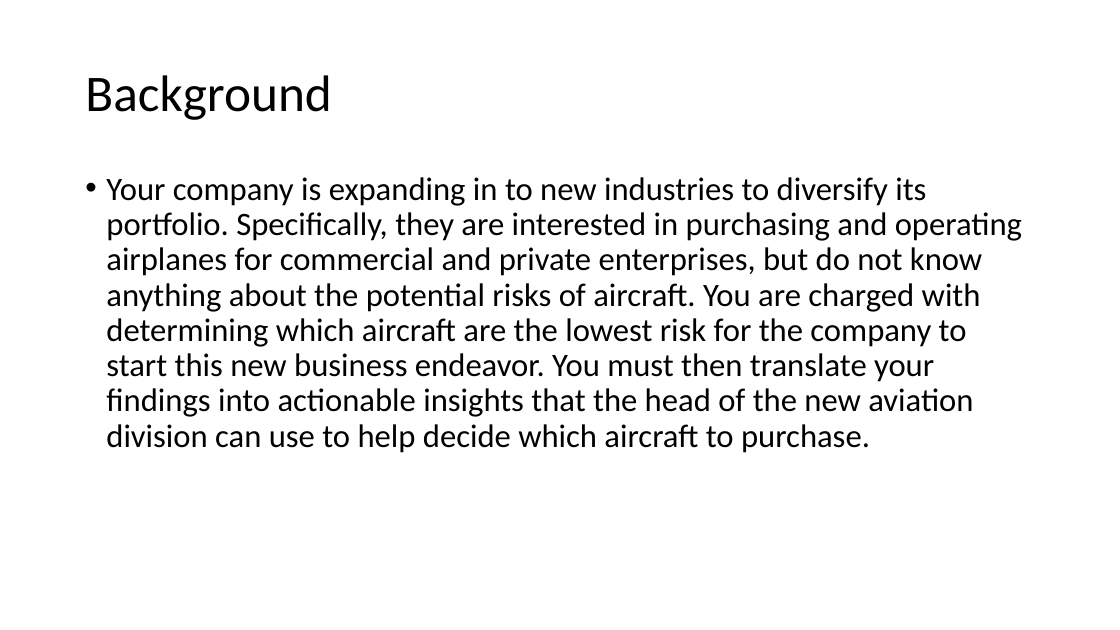
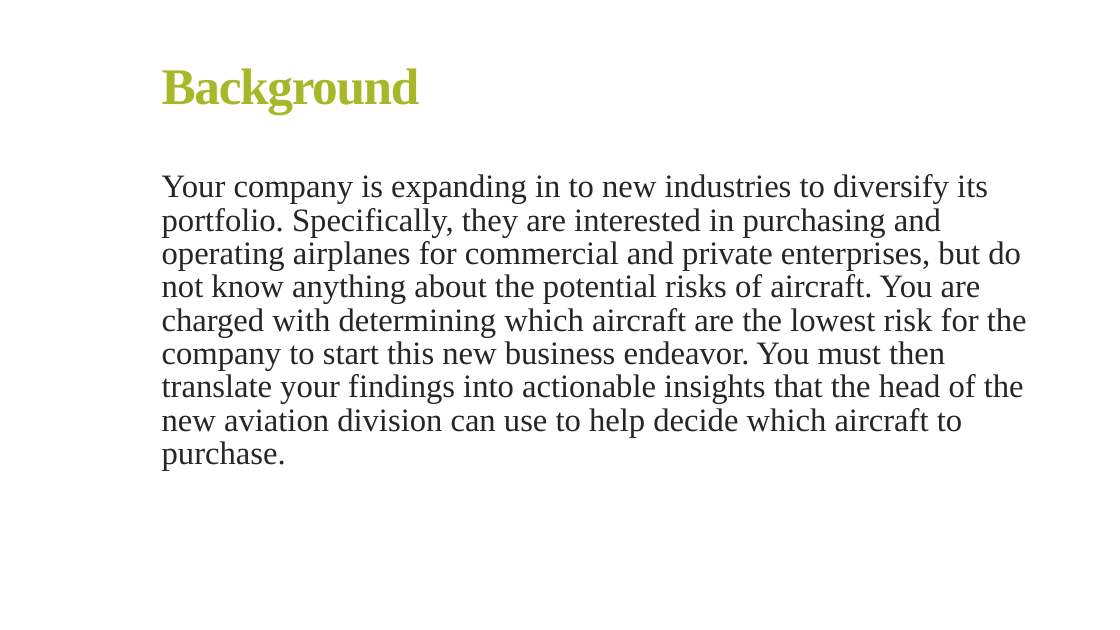
Before and after one commit to FranciscarNdanu/PHASE-1-PROJECT, a slide deck: slide 3 of Presentation.pptx (slide 2 before the commit). Drawn at 1120x630 pixels with LibreOffice and Linux fonts; fonts in the diff are those of the drawing. Boxes give left, top, right and bottom in pixels: in the first picture for what was removed or moved away, otherwise in the second. Text is boxed around its words. In the diff, an @@ line names an element or a change of style, - is before the commit and + after.

```diff
--- a/Presentation.pptx
+++ b/Presentation.pptx
@@ title "Background": place and size @@
-title "Background" at bbox=[85, 75, 332, 120]
+title "Background" at bbox=[162, 68, 420, 115]
@@ title "Background" at bbox=[162, 68, 420, 115]: font Calibri to Times New Roman, text colour #000000 to #A6B727, letter spacing 0 to -1.2 pt, bold on; line spacing 0.9 to 0.85 @@
@@ text "Your company is expanding in ...": place and size @@
-text "Your company is expanding in ..." at bbox=[106, 177, 1022, 453]
+text "Your company is expanding in ..." at bbox=[162, 174, 1027, 470]
@@ text "Your company is expanding in ..." at bbox=[162, 174, 1027, 470]: font Calibri to Times New Roman, text colour #000000 to #262626; bullet • to none; line spacing 0.9 to 0.85; more space between paragraphs @@
```
Also in this commit, not shown: 1 other slide changed, 11 slides added, 4 slides removed, 12 other files.
